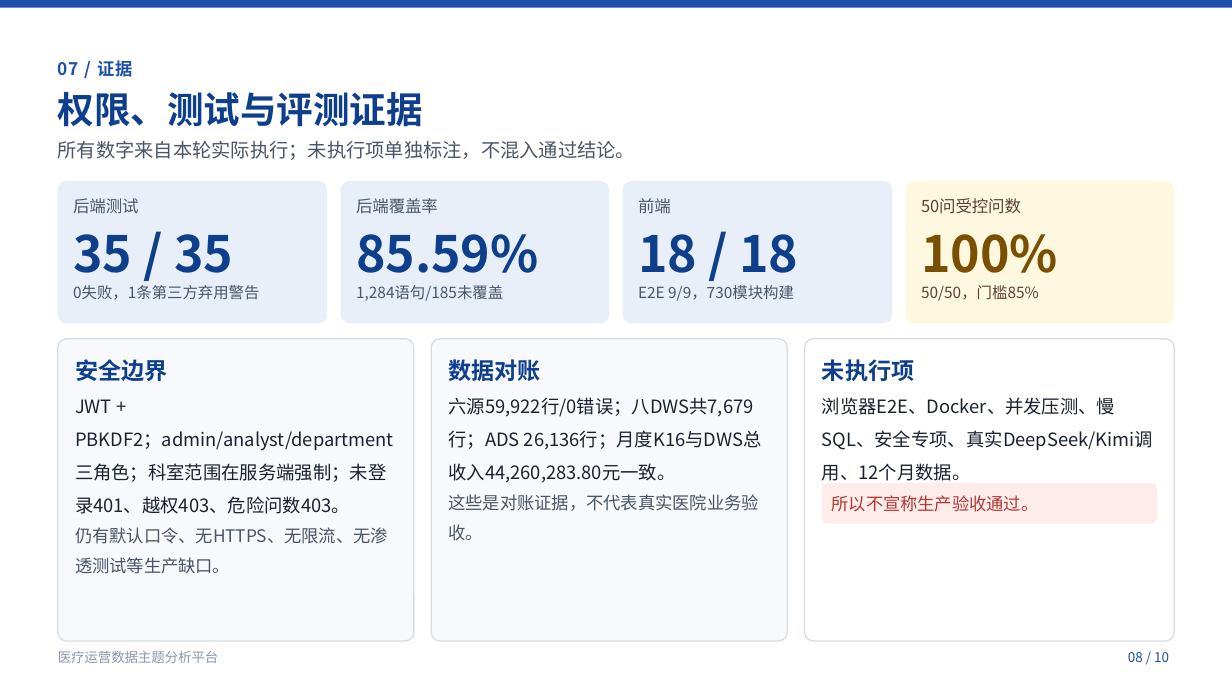
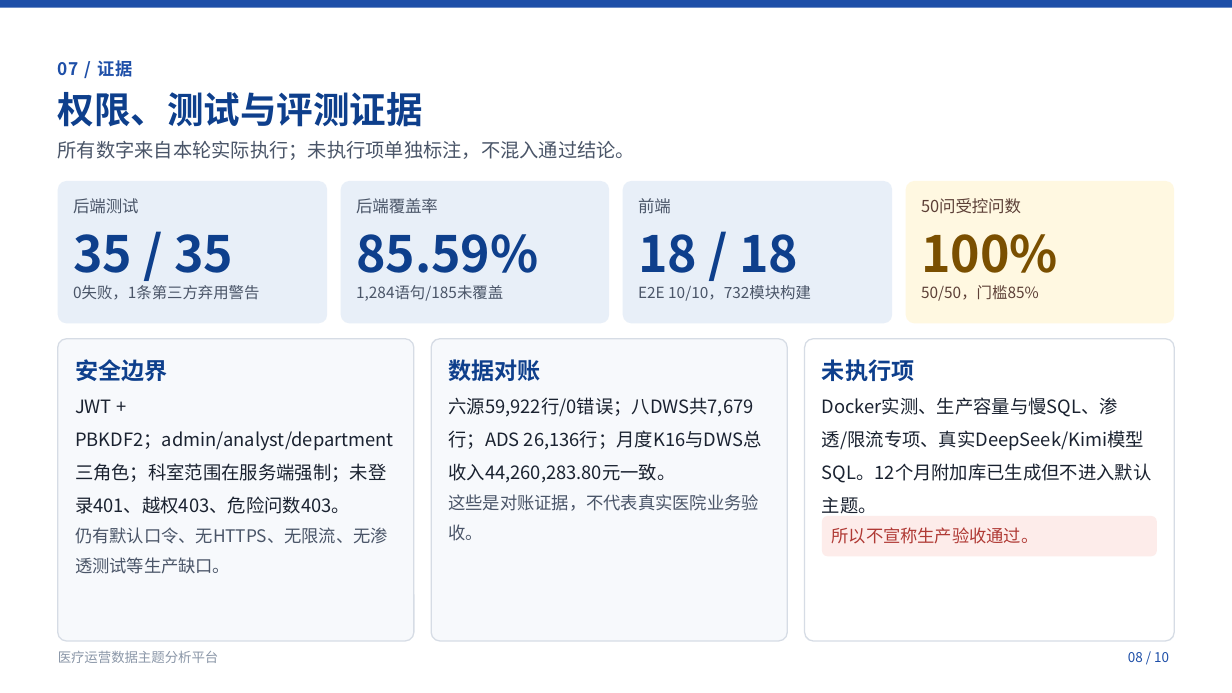
Before and after one commit to samouWu/medical-ops-analytics, a slide deck: slide 8 of docs/答辩材料/答辩材料.pptx. Drawn at 1232x693 pixels with LibreOffice and Linux fonts; fonts in the diff are those of the drawing. Boxes give left, top, right and bottom in pixels: in the first picture for what was removed or moved away, otherwise in the second. Text is boxed around its words. In the diff, an @@ line names an element or a change of style, - is before the commit and + after.

```diff
--- a/docs/答辩材料/答辩材料.pptx
+++ b/docs/答辩材料/答辩材料.pptx
@@ text at (638,285,811,301): text changed @@
-E2E 9/9，730模块构建
+E2E 10/10，732模块构建
@@ text at (822,397,1151,514): text changed @@
-浏览器E2E、Docker、并发压测、慢SQL、安全专项、真实DeepSeek/Kimi调用、12个月数据。
+Docker实测、生产容量与慢SQL、渗透/限流专项、真实DeepSeek/Kimi模型SQL。12个月附加库已生成但不进入默认主题。
@@ rounded rectangle: place and size @@
-rounded rectangle at (823,483,1157,524)
+rounded rectangle at (823,516,1157,556)
@@ text "所以不宣称生产验收通过。": place and size @@
-text "所以不宣称生产验收通过。" at (832,495,1039,512)
+text "所以不宣称生产验收通过。" at (832,527,1039,544)
```
Also in this commit, not shown: 1 other slide changed, 19 other files.
